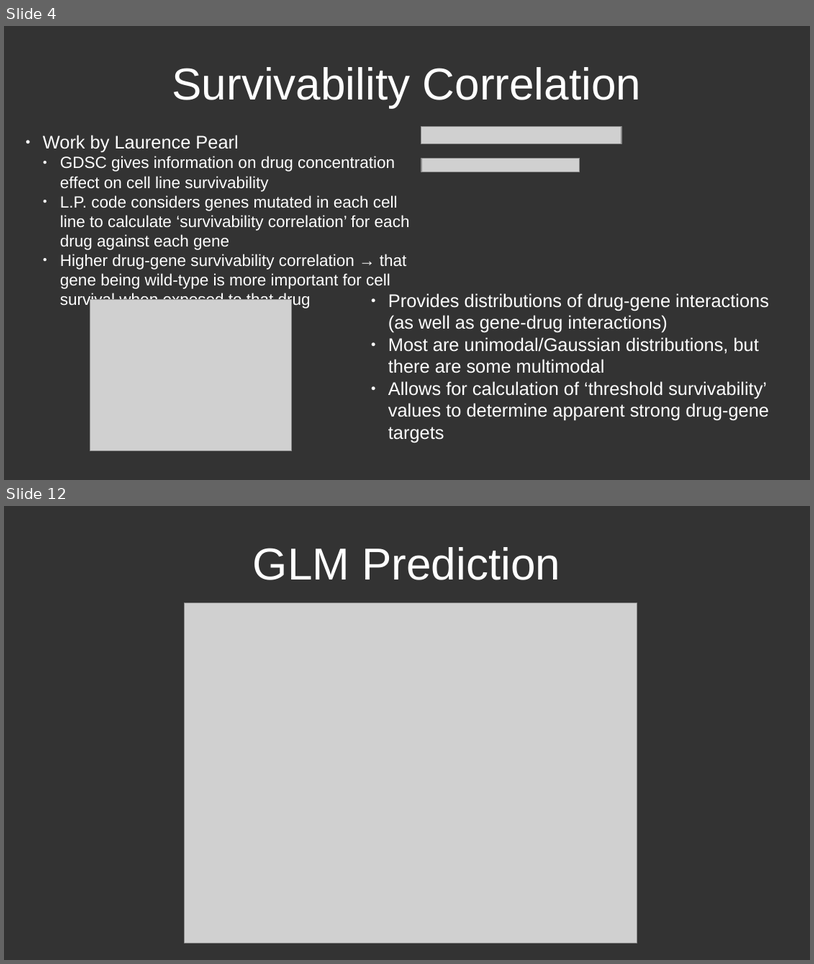
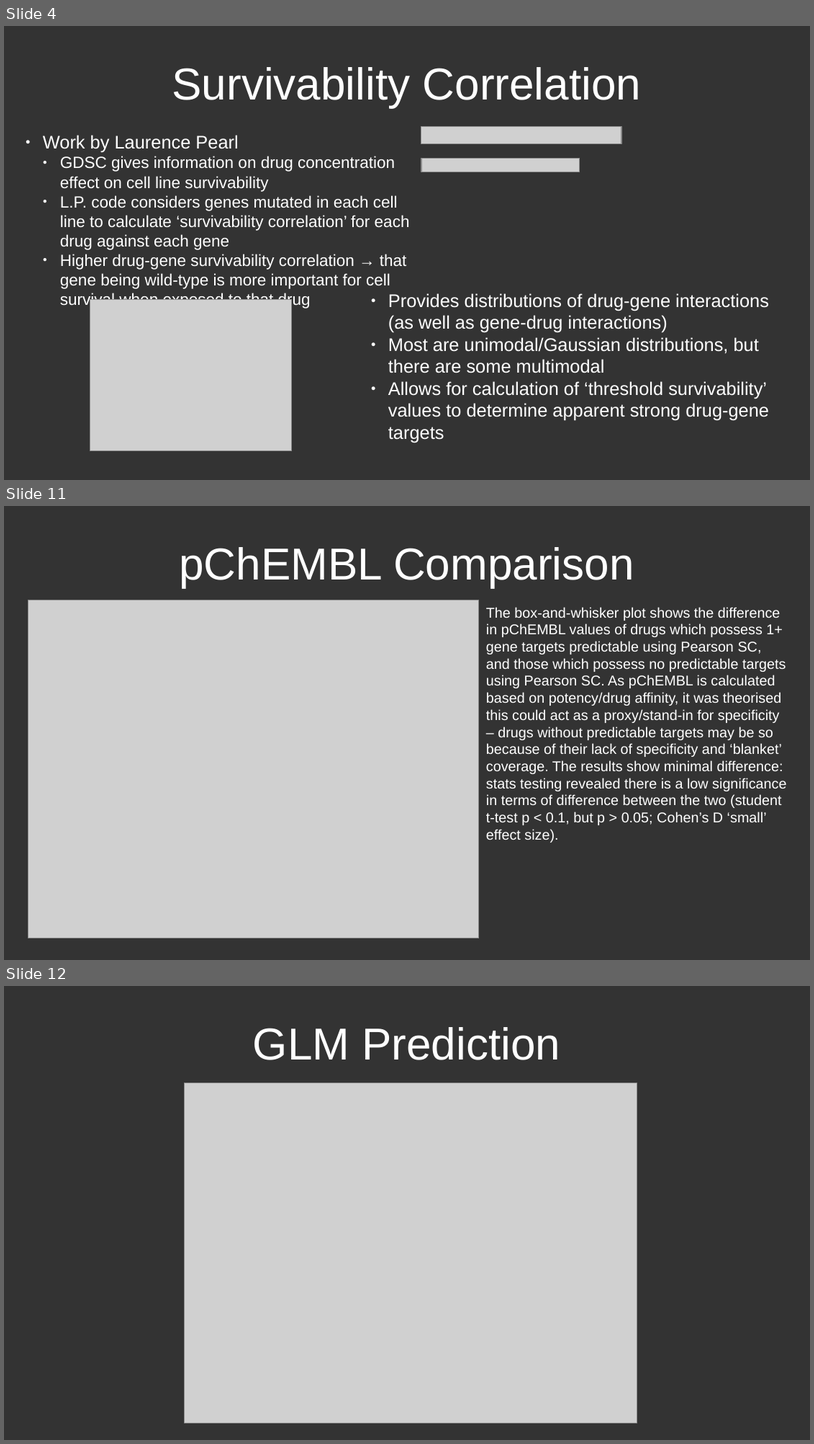
Before and after one commit to CDR-Clueless/GDSC-DrugBank-Search, a slide deck: General GDSC presentation.odp. Shown one above the other, each under a label of ours: slides 4 and 12 before the commit, slides 4, 11 and 12 after it; the slides between them are not shown. The pictures are 814x964 and 814x1444 pixels, drawn with LibreOffice and Linux fonts; fonts in the diff are those of the drawing; grey boxes stand for pictures. Boxes give left, top, right and bottom in pixels: in the first picture for what was removed or moved away, otherwise in the second. Text is boxed around its words. In the diff, an @@ line names an element or a change of style, - is before the commit and + after.

Commit message:
Added stats testing to OpenTargets plots and DAVID analysis plots

```diff
--- a/General GDSC presentation.odp
+++ b/General GDSC presentation.odp
@@ slide 11 added at bbox=[4, 506, 810, 960], background #333333 @@
@@ title added at bbox=[179, 547, 635, 587], 44 pt, text #FFFFFF @@
+pChEMBL Comparison
@@ picture added at bbox=[28, 600, 479, 938] @@
@@ text added at bbox=[486, 607, 787, 839], 14 pt, text #FFFFFF @@
+The box-and-whisker plot shows the difference in pChEMBL values of drugs which possess 1+ gene targets predictable using Pearson SC, and those which possess no predictable targets using Pearson SC. As pChEMBL is calculated based on potency/drug affinity, it was theorised this could act as a proxy/stand-in for specificity – drugs without predictable targets may be so because of their lack of specificity and ‘blanket’ coverage. The results show minimal difference: stats testing revealed there is a low significance in terms of difference between the two (student t-test p < 0.1, but p > 0.05; Cohen’s D ‘small’ effect size).
```
Also in this commit, not shown: 1 slide changed, 6 other slides added, 6 slides removed, 3 other files.
